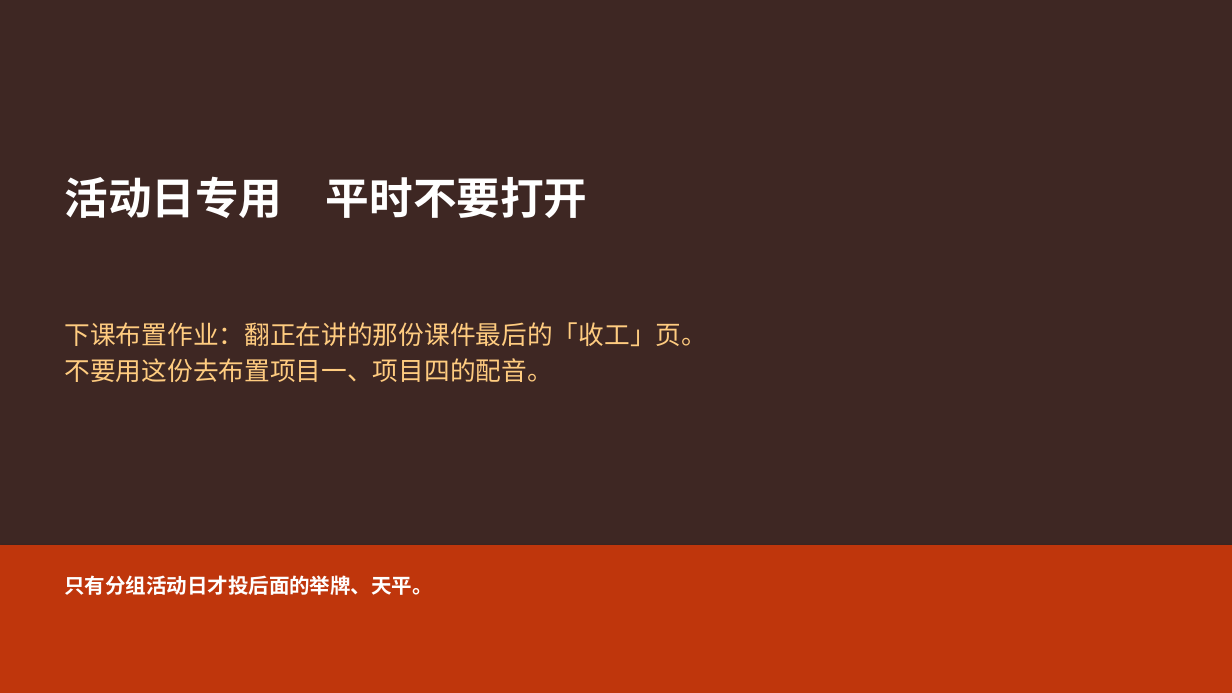
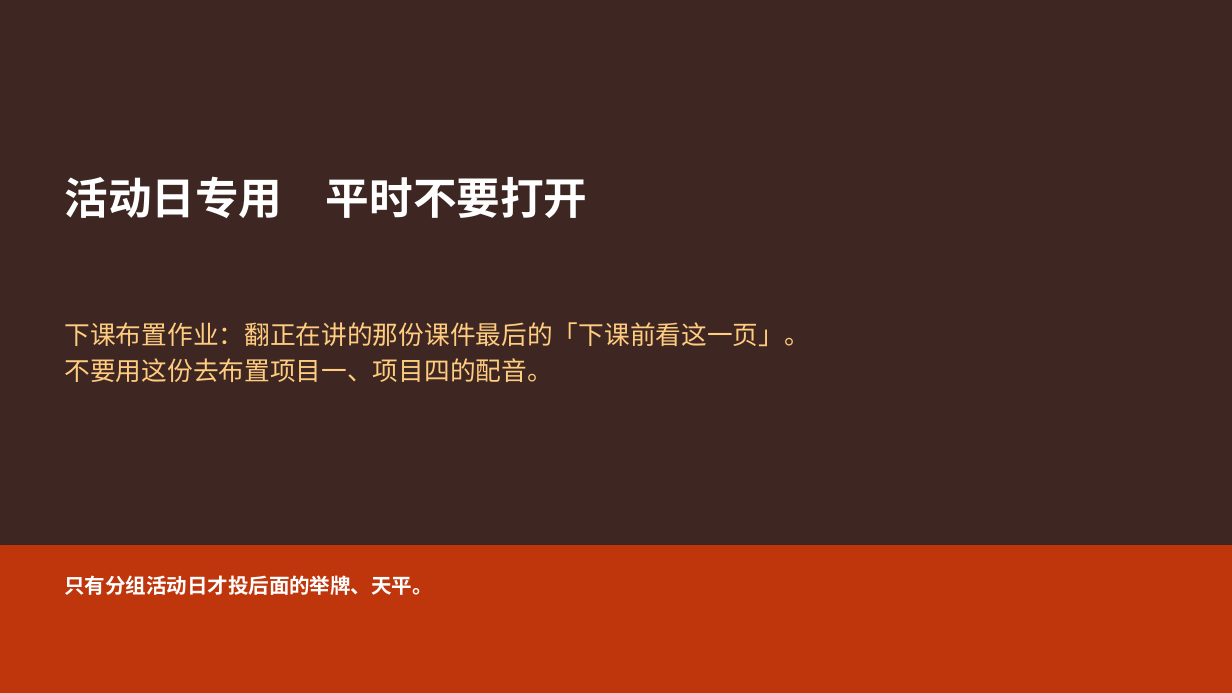
Before and after one commit to xuehui003-1/jichukuaiji, a slide deck: slide 1 of 90_通用工具_全学期复用/90-C14_课堂活动与课后任务_上课投影_v1.0_20260821.pptx. Drawn at 1232x693 pixels with LibreOffice and Linux fonts; fonts in the diff are those of the drawing. Boxes give left, top, right and bottom in pixels: in the first picture for what was removed or moved away, otherwise in the second. Text is boxed around its words. In the diff, an @@ line names an element or a change of style, - is before the commit and + after.

Commit message:
每个任务写清为了什么：图4不再把13和540乘在一起，录音放到下课前那一页

```diff
--- a/90_通用工具_全学期复用/90-C14_课堂活动与课后任务_上课投影_v1.0_20260821.pptx
+++ b/90_通用工具_全学期复用/90-C14_课堂活动与课后任务_上课投影_v1.0_20260821.pptx
@@ text at (64, 322, 810, 346): text changed @@
-下课布置作业：翻正在讲的那份课件最后的「收工」页。
+下课布置作业：翻正在讲的那份课件最后的「下课前看这一页」。
```
Also in this commit, not shown: 4 other slides changed, 7 other files.
